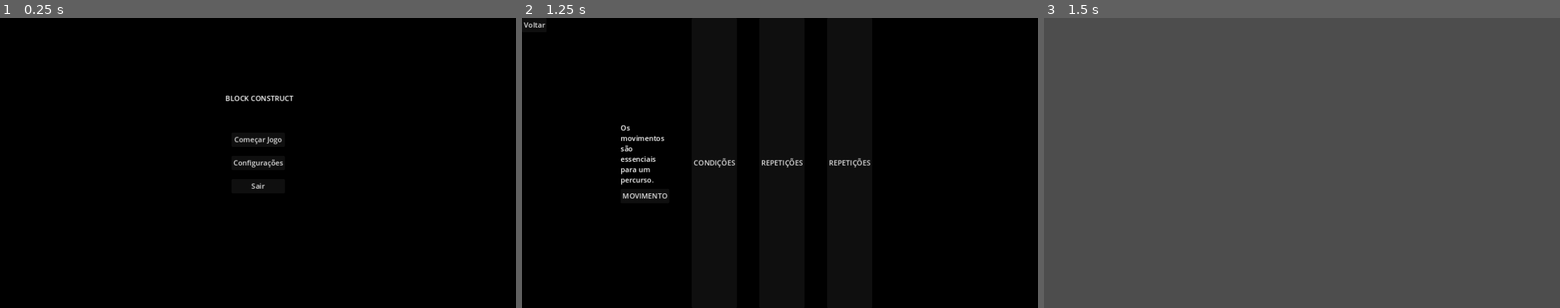
Above: before the commit, frames 1-3 (left to right).
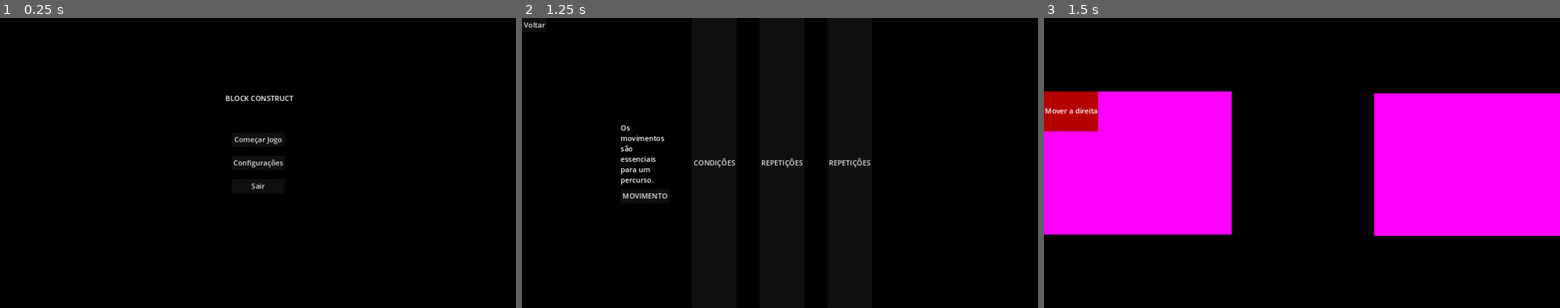
Above: after the commit, the same moments.

Repository: MusgoNato/TCC
Game: Godot game, scene res://Interfaces/Menu_inicial/menu.tscn
Same seed, same stepped clock (60 frames per second), same inputs: the game is played once before the commit and once after it.
Inputs:
- Up to frame 1 (0.25 s): no input
- Up to frame 2 (1.25 s): click "Começar Jogo" at 0.5 s
- Up to frame 3 (1.5 s): click "MOVIMENTO" at 1.25 s

Frames 1-2 are identical in both runs. In frame 3, 100% of the frame differs, in the area x 0-100%, y 0-100%.

Commit message:
Adicionando arraste de blocos

Diff:
--- /dev/null
+++ b/tcc/Interfaces/Fases/movimento/blocos/bloco_mover.gd
@@ -0,0 +1,41 @@
+extends Control
+
+var dragging = false  # Variável para verificar se está sendo arrastado
+var offset = Vector2()  # Diferença entre o clique e a posição do bloco
+var original_position = Vector2()  # Armazena a posição original do bloco
+
+# Called when the node enters the scene tree for the first time.
+func _ready() -> void:
+	var texture_rect = $TextureRect
+	texture_rect.modulate = Color(1, 1, 1, 1)
+	original_position = global_position  # Armazena a posição original do bloco
+
+# Called every frame. 'delta' is the elapsed time since the previous frame.
+func _process(delta: float) -> void:
+	var texture_rect = $TextureRect
+	var mouse_pos = get_local_mouse_position()
+
+	# Verifica se o mouse está sobre a área do bloco
+	if get_rect().has_point(mouse_pos):
+		if Input.is_mouse_button_pressed(MOUSE_BUTTON_LEFT):
+			# Aplica a cor de realce quando o mouse está pressionado
+			texture_rect.modulate = Color(0.5, 0.5, 1, 1)
+
+			if not dragging:
+				dragging = true
+				# Calcula a diferença entre o clique e a posição do bloco
+				offset = global_position - get_global_mouse_position()
+		else:
+			# Restaura a cor quando o mouse não está pressionado
+			texture_rect.modulate = Color(1, 1, 1, 1)
+			dragging = false
+
+	# Se estiver arrastando o bloco, atualiza a posição
+	if dragging:
+		global_position = get_global_mouse_position() + offset
+
+	# Se o botão do mouse for liberado, o bloco volta para a posição original, restaurando a cor em conjunto
+	if not Input.is_mouse_button_pressed(MOUSE_BUTTON_LEFT) and dragging:
+		global_position = original_position
+		texture_rect.modulate = Color(1, 1, 1, 1)
+		dragging = false
--- /dev/null
+++ b/tcc/Interfaces/Fases/movimento/blocos/bloco_mover.tscn
@@ -0,0 +1,44 @@
+[gd_scene load_steps=3 format=3 uid="uid://c46rljv54qqp2"]
+
+[ext_resource type="Script" path="res://Interfaces/Fases/movimento/blocos/bloco_mover.gd" id="1_ucj1n"]
+
+[sub_resource type="ViewportTexture" id="ViewportTexture_5jqdd"]
+
+[node name="BlocoMover" type="Control"]
+layout_mode = 3
+anchor_right = 0.175
+anchor_bottom = 0.225
+offset_right = 0.399994
+offset_bottom = 0.199997
+grow_horizontal = 2
+grow_vertical = 2
+size_flags_horizontal = 2
+size_flags_vertical = 2
+script = ExtResource("1_ucj1n")
+
+[node name="TextureRect" type="TextureRect" parent="."]
+modulate = Color(0.869174, 0.963967, 7.70092e-07, 1)
+self_modulate = Color(0.709968, 0.767877, 0, 1)
+layout_mode = 1
+anchors_preset = 15
+anchor_right = 1.0
+anchor_bottom = 1.0
+grow_horizontal = 2
+grow_vertical = 2
+texture = SubResource("ViewportTexture_5jqdd")
+expand_mode = 2
+
+[node name="Label" type="Label" parent="."]
+layout_mode = 1
+anchors_preset = 8
+anchor_left = 0.5
+anchor_top = 0.5
+anchor_right = 0.5
+anchor_bottom = 0.5
+offset_left = -20.0
+offset_top = -11.5
+offset_right = 20.0
+offset_bottom = 11.5
+grow_horizontal = 2
+grow_vertical = 2
+text = "Mover a direita"
--- a/tcc/Interfaces/Fases/movimento/fase_1_movimento.tscn
+++ b/tcc/Interfaces/Fases/movimento/fase_1_movimento.tscn
@@ -1,3 +1,82 @@
-[gd_scene format=3 uid="uid://ci5dje82j6hi2"]
+[gd_scene load_steps=4 format=3 uid="uid://ci5dje82j6hi2"]
 
-[node name="Fase1Movimento" type="Node2D"]
+[ext_resource type="PackedScene" uid="uid://c46rljv54qqp2" path="res://Interfaces/Fases/movimento/blocos/bloco_mover.tscn" id="1_qi06a"]
+
+[sub_resource type="ViewportTexture" id="ViewportTexture_bkmd0"]
+
+[sub_resource type="ViewportTexture" id="ViewportTexture_8c8tc"]
+
+[node name="Fase1Movimento" type="Control"]
+layout_mode = 3
+anchors_preset = 15
+anchor_right = 1.0
+anchor_bottom = 1.0
+grow_horizontal = 2
+grow_vertical = 2
+
+[node name="TextureRect" type="TextureRect" parent="."]
+self_modulate = Color(0, 0, 0, 1)
+layout_mode = 1
+anchors_preset = 15
+anchor_right = 1.0
+anchor_bottom = 1.0
+grow_horizontal = 2
+grow_vertical = 2
+texture = SubResource("ViewportTexture_bkmd0")
+expand_mode = 2
+
+[node name="blocos-disponiveis" type="Control" parent="."]
+layout_mode = 1
+anchors_preset = 4
+anchor_top = 0.5
+anchor_bottom = 0.5
+offset_top = -160.0
+offset_right = 419.0
+offset_bottom = 160.0
+grow_vertical = 2
+
+[node name="TextureRect" type="TextureRect" parent="blocos-disponiveis"]
+layout_mode = 1
+anchors_preset = 15
+anchor_right = 1.0
+anchor_bottom = 1.0
+grow_horizontal = 2
+grow_vertical = 2
+texture = SubResource("ViewportTexture_8c8tc")
+expand_mode = 2
+
+[node name="BlocoMover" parent="blocos-disponiveis" instance=ExtResource("1_qi06a")]
+layout_mode = 1
+anchor_right = 0.289
+anchor_bottom = 0.278
+offset_right = -0.0910034
+offset_bottom = 0.0399933
+
+[node name="AreaMontagem" type="Control" parent="."]
+layout_mode = 1
+anchor_left = 0.643
+anchor_top = 0.266
+anchor_right = 0.989
+anchor_bottom = 0.749
+offset_left = 411.264
+offset_top = 151.632
+offset_right = 12.672
+offset_bottom = -161.352
+grow_horizontal = 0
+grow_vertical = 2
+
+[node name="VBoxContainer" type="VBoxContainer" parent="AreaMontagem"]
+layout_mode = 0
+offset_right = 40.0
+offset_bottom = 40.0
+
+[node name="TextureRect" type="TextureRect" parent="AreaMontagem"]
+layout_mode = 1
+anchors_preset = 9
+anchor_bottom = 1.0
+offset_left = -414.0
+offset_top = -155.0
+offset_bottom = 163.0
+grow_vertical = 2
+texture = SubResource("ViewportTexture_8c8tc")
+expand_mode = 2
Not shown, added: tcc/Interfaces/Fases/movimento/blocos/blo8721.tmp
Not shown, added: tcc/Interfaces/Fases/movimento/blocos/blo9BE2.tmp
Not shown, added: tcc/Interfaces/Fases/movimento/fas841A.tmp
